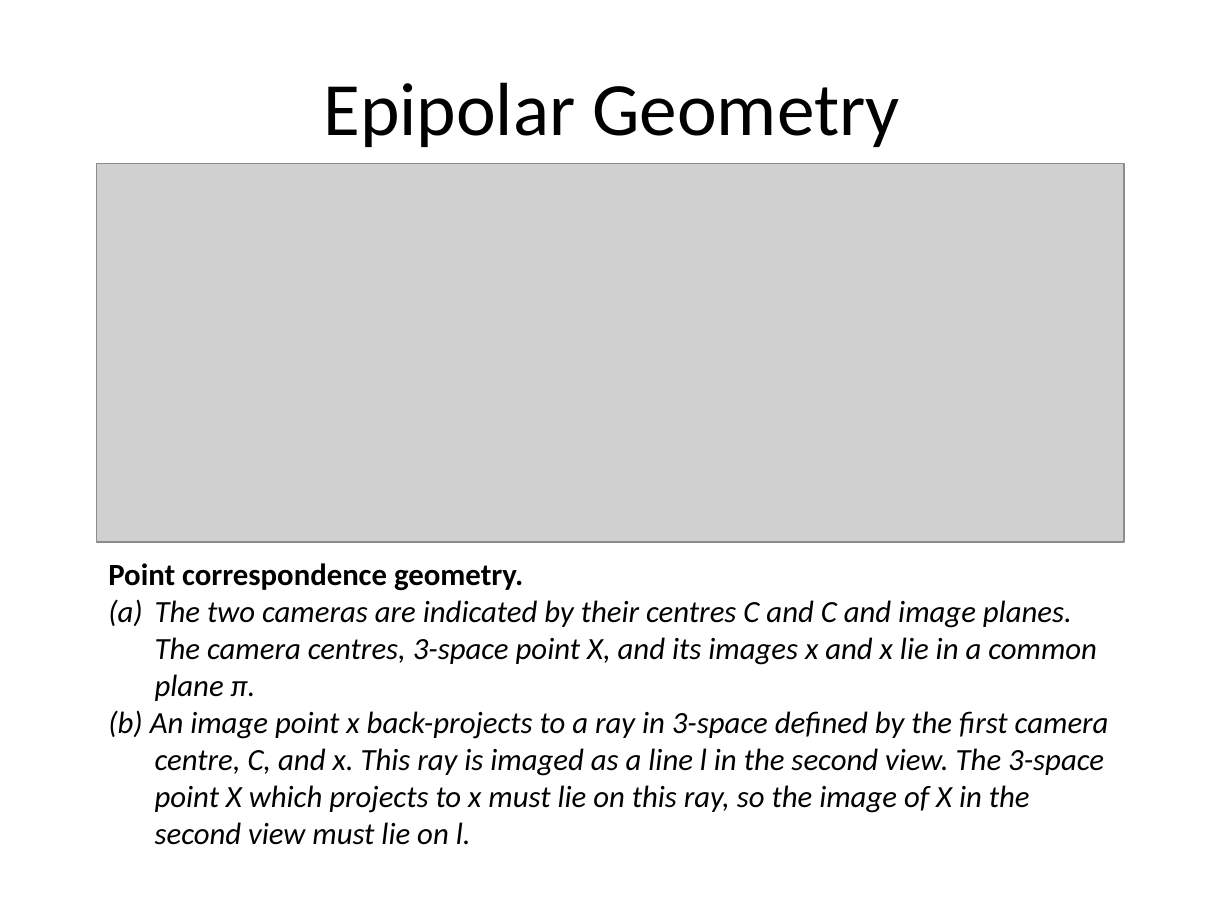
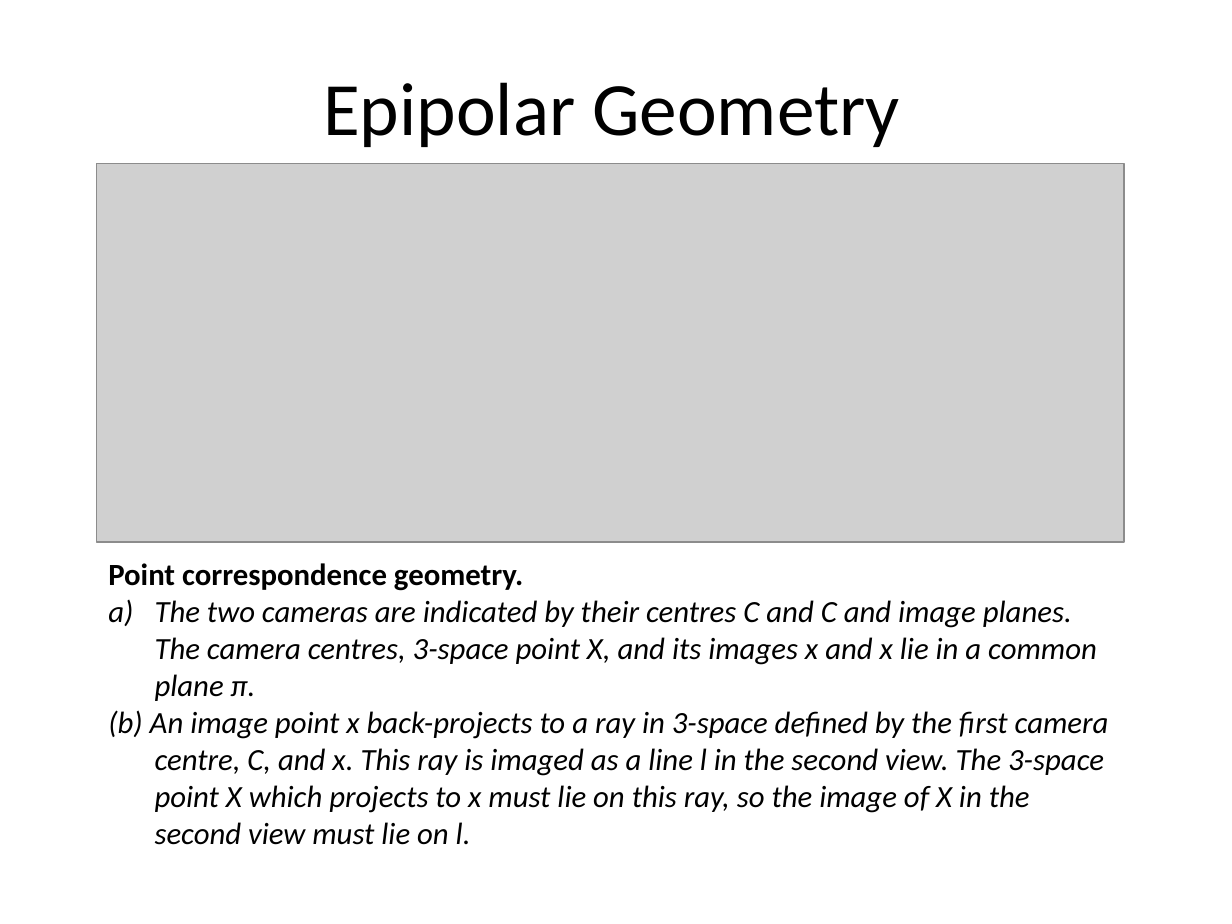
Before and after one commit to Mitanshk01/MR_Endsem, a slide deck: slide 17 of 02_mvg/01_8PointAlgo.pptx. Drawn at 1232x924 pixels with LibreOffice and Linux fonts; fonts in the diff are those of the drawing; grey boxes stand for pictures. Boxes give left, top, right and bottom in pixels: in the first picture for what was removed or moved away, otherwise in the second. Text is boxed around its words. In the diff, an @@ line names an element or a change of style, - is before the commit and + after.

```diff
--- a/02_mvg/01_8PointAlgo.pptx
+++ b/02_mvg/01_8PointAlgo.pptx
@@ text at (108, 600, 1109, 845): bullet (a) to a) @@
```
Also in this commit, not shown: 13 other slides changed, 3 other files.
